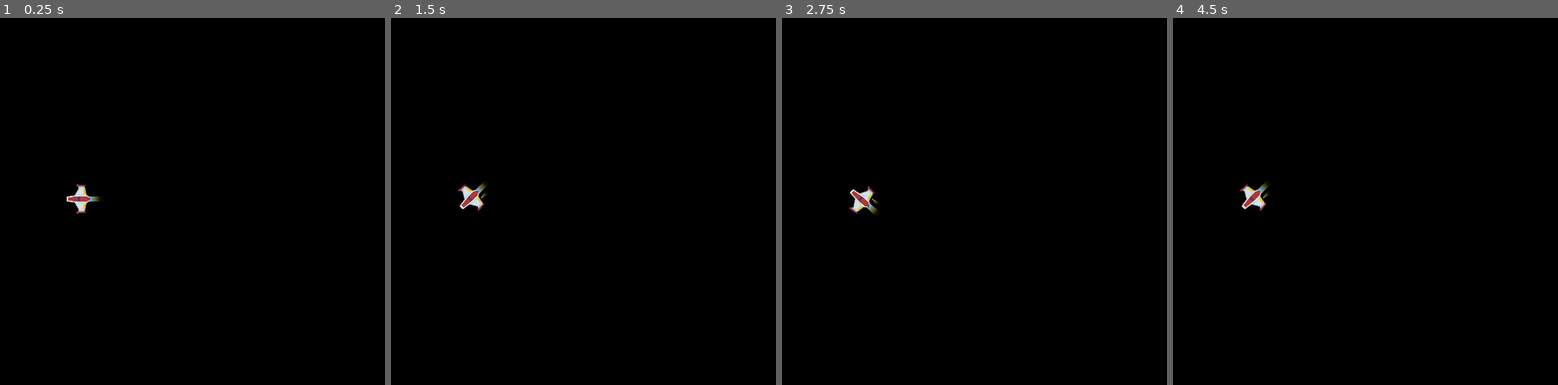
Above: before the commit, frames 1-4 (left to right).
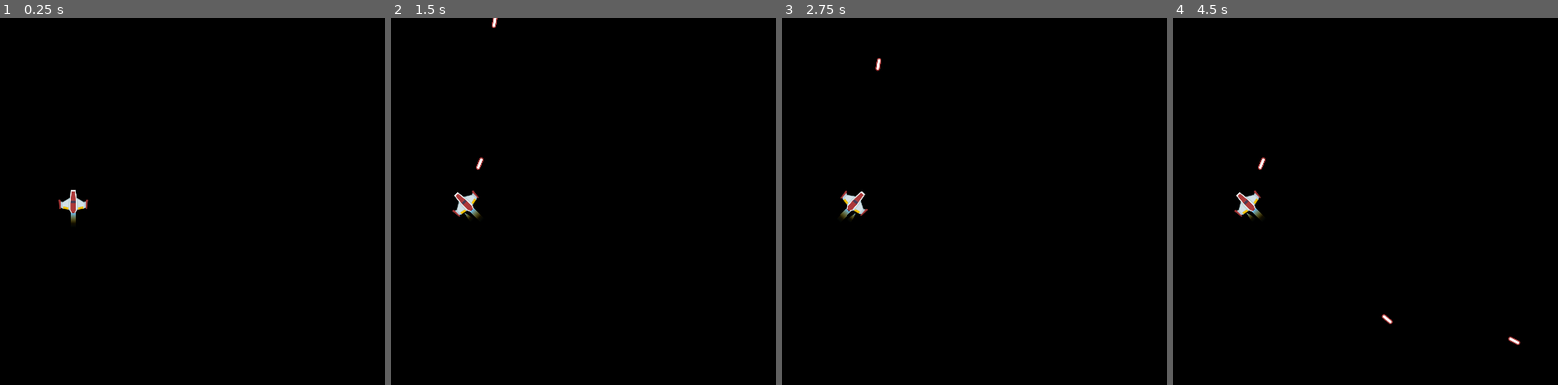
Above: after the commit, the same moments.

Repository: mandah0628/CMPT306_A2
Game: Godot game, scene res://Scenes/main.tscn
Same seed, same stepped clock (60 frames per second), same inputs: the game is played once before the commit and once after it.
Inputs:
- Up to frame 1 (0.25 s): no input
- Up to frame 2 (1.5 s): tap Enter at 0.5 s; hold Right (move_right) 0.53-1.28 s; hold Space (fire) 0.53-1.28 s; hold Left (move_left) from 1.28 s (still down); tap Space (fire) at 1.35 s
- Up to frame 3 (2.75 s): release Left (move_left) at 2.03 s; hold Right (move_right) from 2.03 s (still down); hold Space (fire) from 2.03 s (still down)
- Up to frame 4 (4.5 s): release Space (fire) at 2.78 s; tap Space (fire) at 2.85, 4.35 s; release Right (move_right) at 3.53 s; hold Space (fire) 3.53-4.28 s; hold Left (move_left) from 3.53 s (still down)

The runs differ from the first frame. In frame 1, 0.4% of the frame differs, in the area x 15-26%, y 45-56%; in frame 2, 0.5%; in frame 3, 0.5%; in frame 4, 0.6%, in the area x 15-91%, y 37-90%.
Error before the commit: Invalid call. Nonexistent function 'instance' in base 'PackedScene'. (res://Scripts/player.gd:69)

Commit message:
laser now shoot properly

Diff:
--- a/Scenes/laser.tscn
+++ b/Scenes/laser.tscn
@@ -9,17 +9,19 @@
 
 [node name="Laser" type="Area2D"]
 collision_layer = 8
-collision_mask = 4
+collision_mask = 5
 script = ExtResource("1_8j3pc")
 
 [node name="Sprite2D" type="Sprite2D" parent="."]
+position = Vector2(0, -20)
 texture = ExtResource("2_ps8oa")
 
 [node name="CollisionShape2D" type="CollisionShape2D" parent="."]
+position = Vector2(0, -20)
 shape = SubResource("CapsuleShape2D_i51gm")
 
 [node name="VisibleOnScreenNotifier2D" type="VisibleOnScreenNotifier2D" parent="."]
-position = Vector2(-4.76837e-07, 0.500001)
+position = Vector2(1.52588e-05, -21)
 scale = Vector2(0.6, 1.35)
 
 [connection signal="screen_exited" from="VisibleOnScreenNotifier2D" to="." method="_on_visible_on_screen_notifier_2d_screen_exited"]
--- a/Scenes/main.tscn
+++ b/Scenes/main.tscn
@@ -1,9 +1,12 @@
-[gd_scene load_steps=2 format=3 uid="uid://ck7udr1xihtcj"]
+[gd_scene load_steps=3 format=3 uid="uid://ck7udr1xihtcj"]
 
 [ext_resource type="PackedScene" uid="uid://buc07gxk40quu" path="res://Scenes/player.tscn" id="1_btpfb"]
+[ext_resource type="Script" path="res://Scripts/main.gd" id="1_t4nj7"]
 
 [node name="Main" type="Node2D"]
+script = ExtResource("1_t4nj7")
 
 [node name="Player" parent="." instance=ExtResource("1_btpfb")]
-position = Vector2(1037, 521)
-rotation = -1.5708
+position = Vector2(1022, 531)
+
+[node name="Lasers" type="Node" parent="."]
--- a/Scenes/player.tscn
+++ b/Scenes/player.tscn
@@ -7,7 +7,7 @@
 
 [node name="Player" type="CharacterBody2D"]
 collision_layer = 2
-collision_mask = 4
+collision_mask = 5
 script = ExtResource("1_jq1ab")
 
 [node name="Sprite2D" type="Sprite2D" parent="."]
@@ -21,9 +21,9 @@
 polygon = PackedVector2Array(-38, -4, -14, -17, -11, -43, 6, -43, 10, -18, 33, -4, 38, -6, 41, -11, 44, -13, 48, -10, 45, 18, 42, 20, 39, 16, 33, 19, 12, 22, 6, 33, -10, 33, -16, 23, -43, 17, -47, 21, -49, 18, -52, -10, -48, -13)
 
 [node name="Muzzle" type="Node2D" parent="."]
-position = Vector2(-1, -42)
+position = Vector2(-1, -41)
 
-[node name="Thruster" type="Sprite2D" parent="."]
+[node name="MainThruster" type="Sprite2D" parent="."]
 position = Vector2(-1, 52.5)
 scale = Vector2(1, 1.025)
 texture = ExtResource("3_oftih")
--- a/Scripts/laser.gd
+++ b/Scripts/laser.gd
@@ -1,11 +1,11 @@
 extends Area2D
 
+@export var speed := 500.0
+
 var movement_vector := Vector2(0, -1)
-var speed = 500.0
 
 func _physics_process(delta):
-	global_position += movement_vector * speed * delta
+	global_position += movement_vector.rotated(rotation) * speed * delta
 
-
-func _on_visible_on_screen_notifier_2d_screen_exited() -> void:
+func _on_visible_on_screen_notifier_2d_screen_exited():
 	queue_free()
--- /dev/null
+++ b/Scripts/main.gd
@@ -0,0 +1,10 @@
+extends Node2D
+
+@onready var lasers = $Lasers
+@onready var player = $Player
+
+func _ready():
+	player.connect("laser_shot", on_player_laser_shot)
+
+func on_player_laser_shot(laser):
+	lasers.add_child(laser)
--- a/Scripts/player.gd
+++ b/Scripts/player.gd
@@ -13,16 +13,15 @@
 var frame_count = 0
 
 #Laser variables
-@onready var laser_scene = preload("res://Scenes/laser.tscn")
 @onready var muzzle = $Muzzle
-var laser_speed  = 500.0
-
+var laser_scene = preload("res://Scenes/laser.tscn")
+signal laser_shot(laser)
 
 func _process(delta):
-	#Controls for firing a laser
-	if Input.is_action_pressed("fire"):
+	if Input.is_action_just_pressed("fire"):
 		fire_laser()
 
+func _physics_process(delta):
 	#Controls for turning left
 	if Input.is_action_pressed("move_left"):
 		rotation-=rotation_speed*delta
@@ -35,7 +34,6 @@
 
 	else:
 		hide_thrusters()
-
 
 	#Limits the max speed
 	if ship_velocity.length() > max_speed:
@@ -66,13 +64,8 @@
 
 #Function to fire the laser from the ship
 func fire_laser():
-	var laser = laser_scene.instance()
+	var laser_instance = laser_scene.instantiate()
 
-	laser.position = muzzle.global_position
-	laser.rotation = rotation
-
-	var direction = Vector2.RIGHT.rotated(rotation)  # RIGHT is the forward direction in Godot
-	laser.set("velocity", direction * laser_speed)  # Assuming your laser script uses velocity for movement
-
-	# Add the laser to the scene
-	get_parent().add_child(laser)
+	laser_instance.global_position = muzzle.global_position
+	laser_instance.rotation = rotation
+	emit_signal("laser_shot", laser_instance)
--- a/project.godot
+++ b/project.godot
@@ -53,7 +53,7 @@
 2d_physics/layer_1="world"
 2d_physics/layer_2="player"
 2d_physics/layer_3="asteroid"
-2d_physics/layer_4="projectile"
+2d_physics/layer_4="laser"
 
 [rendering]
 
